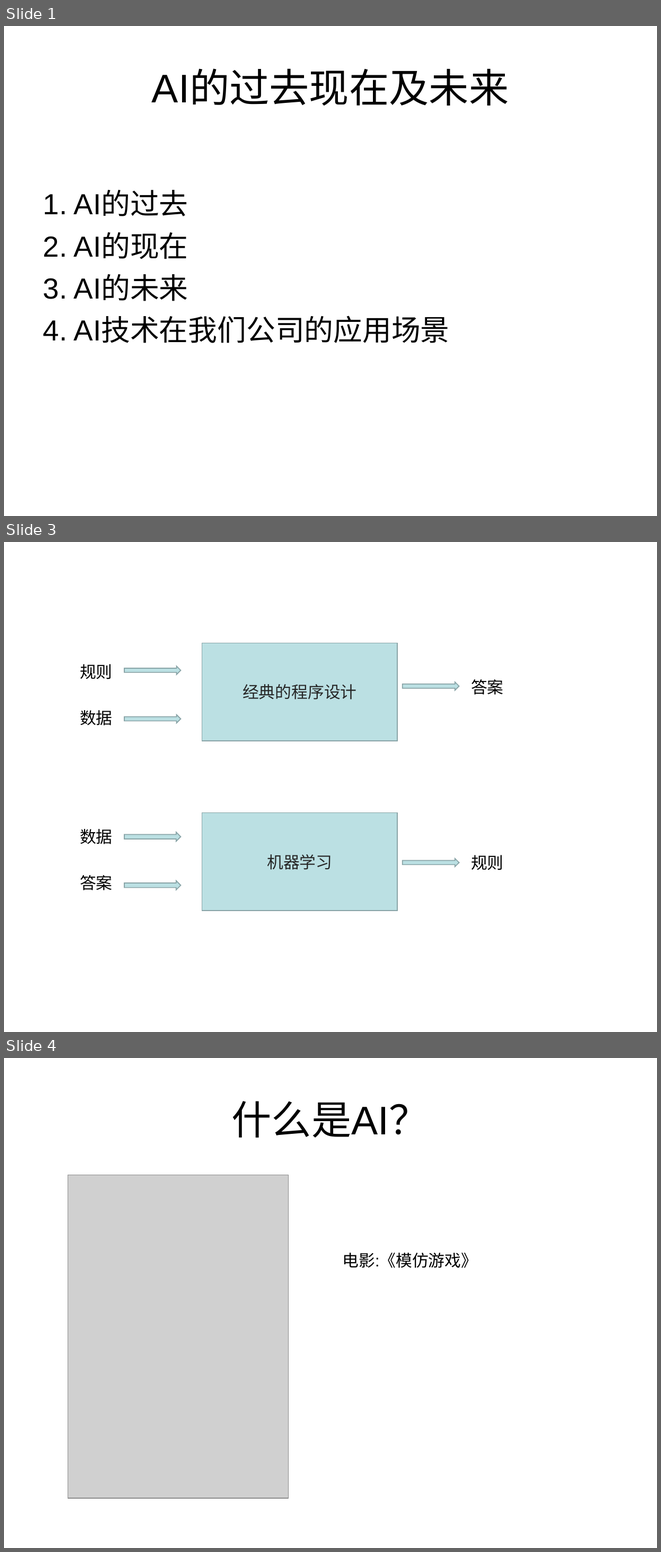
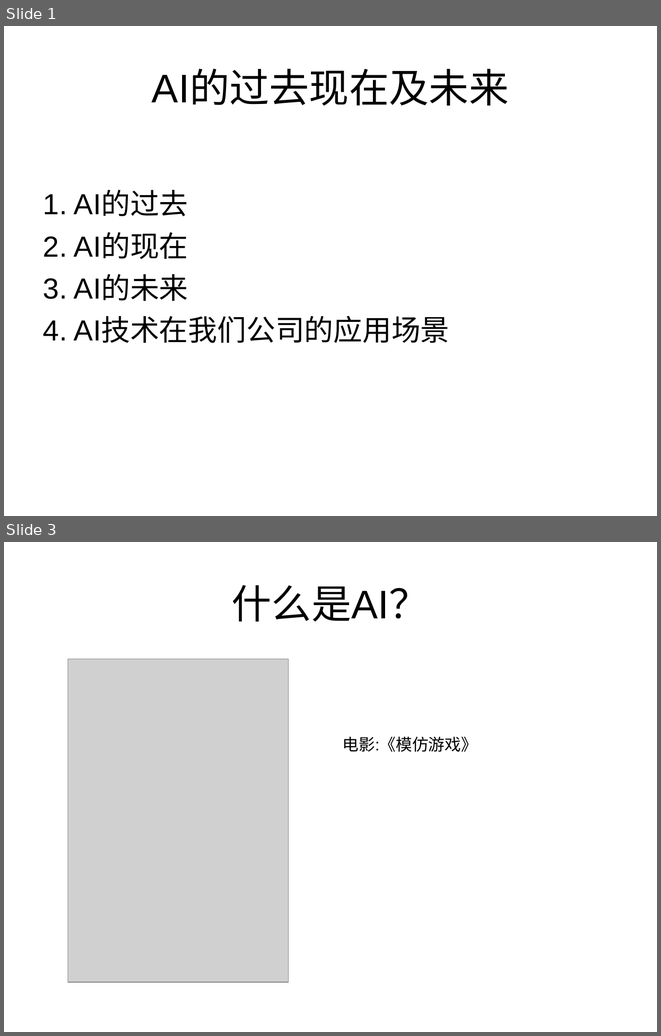
Before and after one commit to zhijie-ai/RL, a slide deck: rl-rec-practice/topk/code/AI的过去现在及未来.ppt. Shown one above the other, each under a label of ours: slides 1, 3 and 4 before the commit, slides 1 and 3 after it; the slides between them are not shown. The pictures are 661x1552 and 661x1036 pixels, drawn with LibreOffice and Linux fonts; fonts in the diff are those of the drawing; grey boxes stand for pictures. Boxes give left, top, right and bottom in pixels: in the first picture for what was removed or moved away, otherwise in the second. Text is boxed around its words. In the diff, an @@ line names an element or a change of style, - is before the commit and + after.

```diff
--- a/rl-rec-practice/topk/code/AI的过去现在及未来.ppt
+++ b/rl-rec-practice/topk/code/AI的过去现在及未来.ppt
@@ slide 3 removed at (x1=4, y1=542, x2=657, y2=1032), background #FFFFFF @@
@@ rectangle removed at (x1=202, y1=643, x2=397, y2=741) @@
-经典的程序设计
@@ text removed at (x1=80, y1=664, x2=113, y2=679) @@
-规则
@@ right arrow removed at (x1=124, y1=666, x2=180, y2=674) @@
@@ right arrow removed at (x1=403, y1=682, x2=459, y2=690) @@
@@ text removed at (x1=471, y1=679, x2=504, y2=695) @@
-答案
@@ text removed at (x1=80, y1=710, x2=113, y2=725) @@
-数据
@@ right arrow removed at (x1=124, y1=714, x2=180, y2=723) @@
@@ rectangle removed at (x1=202, y1=812, x2=397, y2=910) @@
-机器学习
@@ text removed at (x1=80, y1=829, x2=113, y2=844) @@
-数据
@@ right arrow removed at (x1=124, y1=832, x2=180, y2=841) @@
@@ right arrow removed at (x1=403, y1=858, x2=459, y2=866) @@
@@ text removed at (x1=471, y1=855, x2=504, y2=870) @@
-规则
@@ text removed at (x1=80, y1=875, x2=113, y2=890) @@
-答案
@@ right arrow removed at (x1=124, y1=880, x2=180, y2=889) @@
@@ what was slide 4 is now slide 3 @@
```
Also in this commit, not shown: 7 slides changed, 5 slides added, 1 other slide removed.
